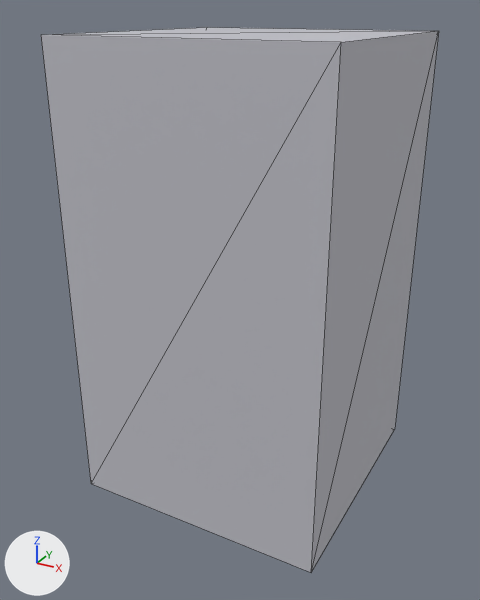
An edit to the glTF model public/engine-parts/mvp/v3-part-water-aufsatz-02.glb, drawn before and after from the same camera.
Rendered twice from a 50 mm camera at (0.453, -0.869, 0.381) aimed at (-0.01, -0.026, -0.04). The axes (+X, +Y, +Z) are drawn at lower left. The lights are the same throughout. The picture after the commit comes second. Mesh edges are drawn as thin lines.

The first picture shows 'water_aufsatz_02'.
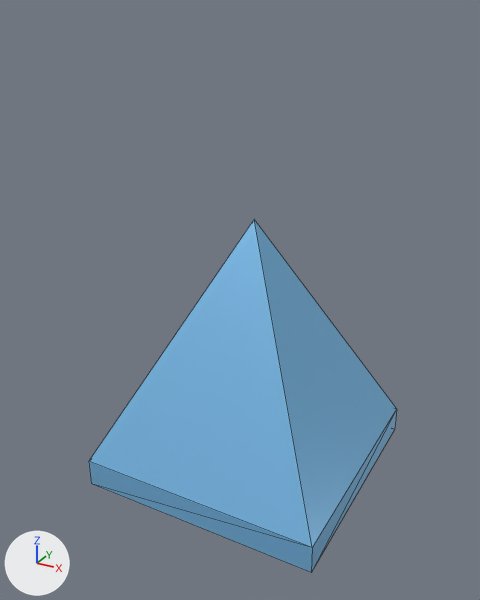
The newer file is also rescaled (x1.1), turned or shifted as a whole; pictures and numbers use the older file's frame.

What differs and where, as boxes (x1, y1, x2, y2) in the pictures (480 x 600 px):
'water_aufsatz_02', recoloured, reshaped (23% narrower, 35% shorter)
    before: (41, 27, 439, 572)
    after: (89, 220, 397, 572)

Patch to the scene script:
```diff
--- a/public/engine-parts/mvp/v3-part-water-aufsatz-02.glb.py
+++ b/public/engine-parts/mvp/v3-part-water-aufsatz-02.glb.py
@@ mat_water_aufsatz_02_meshmat @@
 mat_water_aufsatz_02_meshmat = principled_material('water_aufsatz_02_meshMat')
-mat_water_aufsatz_02_meshmat.base_color = (0.55, 0.55, 0.6)  # light grey #c4c4cb
+mat_water_aufsatz_02_meshmat.base_color = (0.22, 0.55, 0.88)  # blue #81c4f1
 mat_water_aufsatz_02_meshmat.metallic = 0.1
@@ me_water_aufsatz_02_mesh @@
 # used by ob_water_aufsatz_02; location = (0.0, 0.0, 0.0)
-me_water_aufsatz_02_mesh.from_pydata(...)  # 8 vertices, 12 faces; spans x -0.2..0.2, y -0.2..0.2, z -0.35..0.35
+me_water_aufsatz_02_mesh.from_pydata(...)  # 9 vertices, 14 faces; spans x -0.2..0.2, y -0.2..0.2, z -0.35..0.086
+# me_water_aufsatz_02_mesh part 1
+# 4 vertices are removed from x -0.2..0.2, y -0.2..0.2, z 0.35
+# 12 faces are deleted
+# 5 vertices are added at (-0.2, 0.2, -0.305), (0.2, 0.2, -0.305), (0.2, -0.2, -0.305), (-0.2, -0.2, -0.305), (0.0, 0.0, 0.086)
+# 14 new faces join them
 me_water_aufsatz_02_mesh.materials.append(mat_water_aufsatz_02_meshmat)
```
